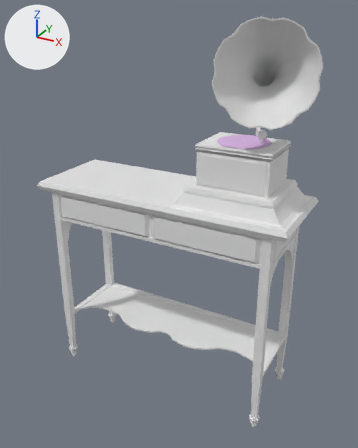
Two versions of the Blender file Blender/In progress/Kastje.blend, one commit apart.
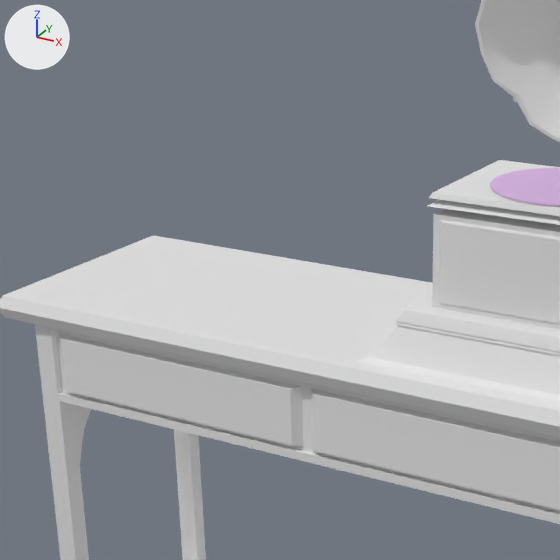
Old and new are each drawn whole from a camera (50 mm lens) standing at (1.295, -0.392, -1.237) and looking at (0.526, 1.006, -1.936) and again close up on the part from 11% to 68% of the width and 16% to 62% of the height. Every picture has the same lights, and +X, +Y and +Z are marked at upper left.
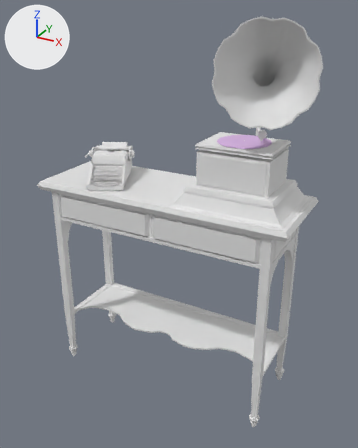
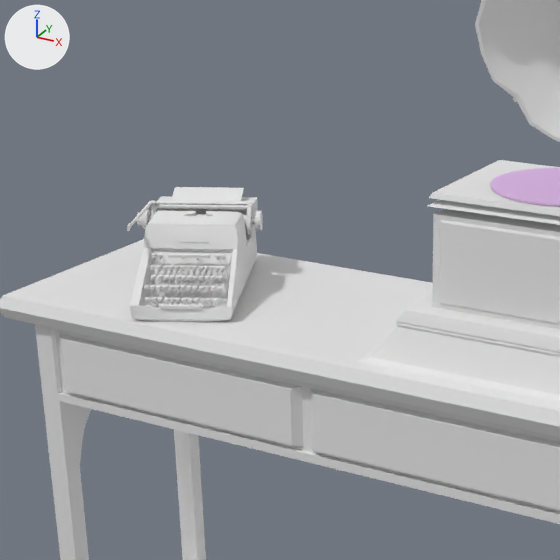
Boxes (x1, y1, x2, y2) around the edits, measured in the close-ups (560 x 560 px):
'Cylinder.085', added: after (127, 187, 263, 322)
'Cube.114', added: after (144, 253, 225, 309)
'Cylinder.084', added: after (147, 257, 225, 305)

What the commit changed:
Material 'Material.006' (mat_material_006) is new.
Its base color is (0.8, 0.8, 0.8) (white #e7e7e7).
Material 'Material.004' (mat_material_004) is new.
Its base color is (0.8, 0.8, 0.8) (white #e7e7e7).
Material 'Material.005' (mat_material_005) is new.
Its base color is (0.8, 0.8, 0.8) (white #e7e7e7).
Mesh me_cylinder_085 is new.
It has 1235 vertices, 1272 faces and spans x -2.08..3.46, y -2.9..10.42, z -4.38..4.28.
It uses material mat_material_006 (white #e7e7e7).
Mesh me_cube_120 is new.
It has 3696 vertices, 3584 faces and spans x -2.56..2.54, y -3.86..0.17, z -2.35..0.1.
It uses material mat_material_004 (white #e7e7e7).
Mesh me_cylinder_084 is new.
It has 1624 vertices, 1508 faces and spans x -1.65..1.07, y -3.67..2.05, z -4.8..0.05.
It uses material mat_material_005 (white #e7e7e7).
Object 'Cube.114' (ob_cube_114) is new; it shows me_cube_120.
Its parent is ob_cylinder_085.
Its location is (2.429, 10.26, -0.29).
Its rotation in degrees is (0, 90, 0).
Object 'Cylinder.085' (ob_cylinder_085) is new; it shows me_cylinder_085.
Its location is (0.223, 1.046, -1.742).
Its rotation in degrees is (153, 90, 0).
Its scale is (0.019, 0.019, 0.019).
Object 'Cylinder.084' (ob_cylinder_084) is new; it shows me_cylinder_084.
Its parent is ob_cylinder_085.
Its location is (1.775, 8.249, 2.099).
